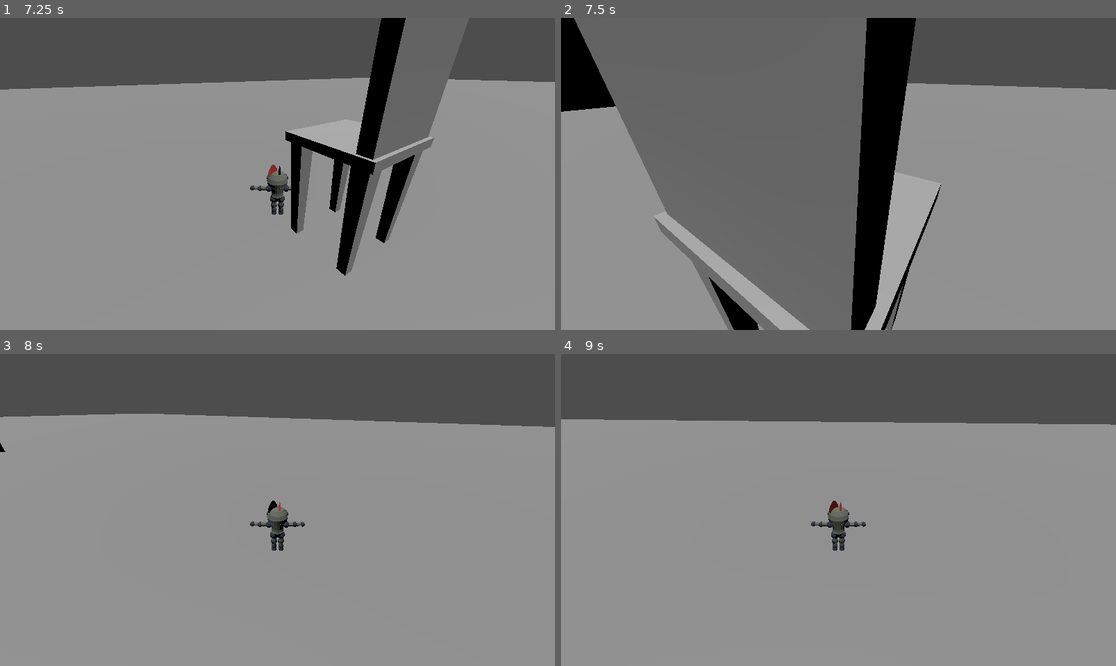
Above: before the commit, frames 1-4 (two rows, left to right).
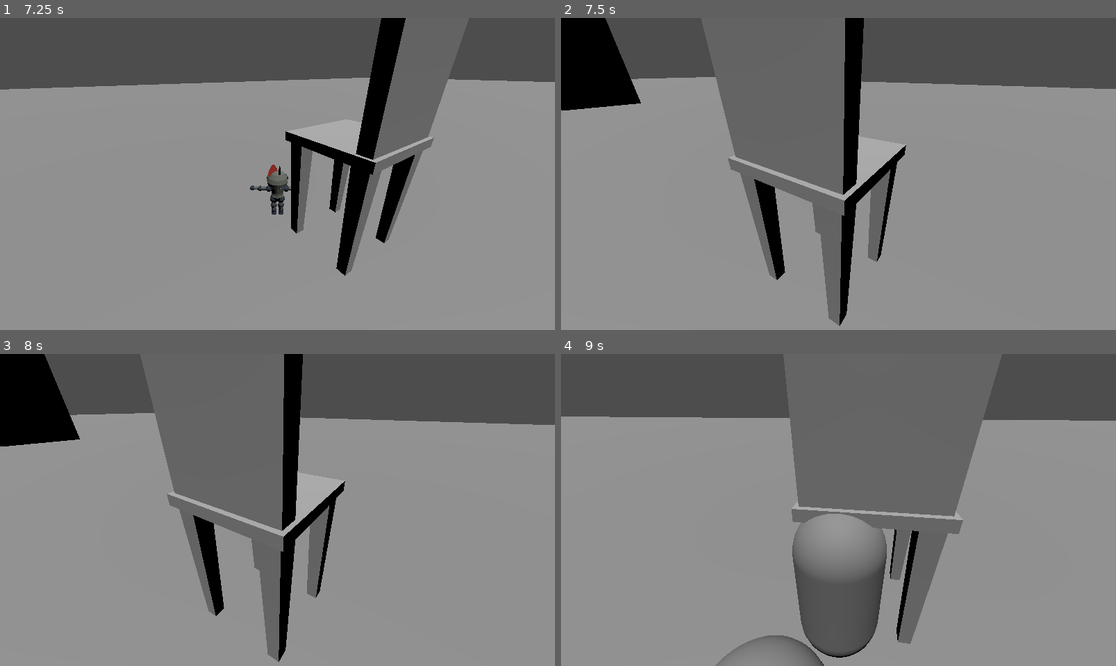
Above: after the commit, the same moments.

Repository: Tchetchouille/GMTK2024
Game: Godot game, scene res://scenes/main.tscn
Two runs of this game, one before a commit and one after it. Both use one fixed random seed, a clock stepped at 60 frames per second and the inputs below. This scene is started directly instead of the project's main scene.
Inputs (mouse positions are in pixels of both pictures, inside the frame that each line leads up to):
- Up to frame 1 (7.25 s): tap Enter at 0.5 s; move the mouse to (305, 174) at 0.52 s; hold W (move_forward) 0.53-5.78 s; click (305, 174) at 0.6 s; move the mouse to (249, 174) at 1.27 s; click (249, 174) at 1.35 s; move the mouse to (288, 167) at 2.02 s; click (288, 167) at 2.1 s; move the mouse to (271, 180) at 2.77 s; click (271, 180) at 2.85 s; move the mouse to (316, 177) at 3.52 s; click (316, 177) at 3.6 s; move the mouse to (233, 170) at 4.27 s; click (233, 170) at 4.35 s; move the mouse to (283, 174) at 5.02 s; click (283, 174) at 5.1 s; move the mouse to (255, 167) at 5.77 s; hold D (move_right) 5.78-6.53 s; click (255, 167) at 5.85 s; move the mouse to (305, 174) at 6.52 s; hold W (move_forward) from 6.53 s (still down); click (305, 174) at 6.6 s
- Up to frame 2 (7.5 s): keep holding W (move_forward); tap Space at 7.25 s; move the mouse to (810, 174) at 7.27 s; click (810, 174) at 7.35 s
- Up to frame 3 (8 s): keep holding W (move_forward)
- Up to frame 4 (9 s): move the mouse to (849, 503) at 8.02 s; click (849, 503) at 8.1 s; move the mouse to (832, 516) at 8.77 s; release W (move_forward) at 8.78 s; hold A (move_left) from 8.78 s (still down); click (832, 516) at 8.85 s

Frame 1 is identical in both runs. In frame 2, 26% of the frame differs, in the area x 0-100%, y 0-100%; in frame 3, 17%; in frame 4, 18%.

Commit message:
Enemy scaling

Diff:
--- a/resources/weapons/needle.tres
+++ b/resources/weapons/needle.tres
@@ -1,13 +1,15 @@
-[gd_resource type="Resource" script_class="WeaponResource" load_steps=3 format=3 uid="uid://dcgc6l10oi7wc"]
+[gd_resource type="Resource" script_class="WeaponResource" load_steps=4 format=3 uid="uid://dcgc6l10oi7wc"]
 
 [ext_resource type="PackedScene" uid="uid://ccljqpgs6rvmu" path="res://scenes/weapons/prop_needle.tscn" id="1_a4b5y"]
+[ext_resource type="PackedScene" uid="uid://uuu882s2c7e6" path="res://scenes/weapons/item_needle.tscn" id="1_wltwm"]
 [ext_resource type="Script" path="res://scripts/weapon_resource.gd" id="2_wd1r1"]
 
 [resource]
 script = ExtResource("2_wd1r1")
 name = "Needle"
-scale = 2000.0
+scale = 0.05
 model = ExtResource("1_a4b5y")
+item_model = ExtResource("1_wltwm")
 max_occurrences = 10
 radius = 0.5
 damage = 0.5
--- a/resources/weapons/sword.tres
+++ b/resources/weapons/sword.tres
@@ -10,4 +10,4 @@
 model = ExtResource("1_tu7ce")
 max_occurrences = 50
 radius = 1.0
-damage = 2.0
+damage = 1.0
--- a/scenes/main.tscn
+++ b/scenes/main.tscn
@@ -24,3 +24,4 @@
 number_of_enemies = 10
 target = NodePath("../Character")
 terrain = NodePath("../Terrain")
+scale_increment = 0.1
--- a/scripts/character_body_3d.gd
+++ b/scripts/character_body_3d.gd
@@ -5,6 +5,7 @@
 @export var current_weapon_resource: WeaponResource
 @export var knockback_strength: float = 100.0
 @export var knockback_duration: float = 0.5
+@export var pickup_increment: float = 10
 
 @onready var mouse_sensitivity = 0.01#get_var("look-sensitivity")
 
@@ -30,7 +31,7 @@
 
 	if is_picking_up:
 		if Input.is_action_just_pressed("click_action") :
-			pickup_progress += 10
+			pickup_progress += pickup_increment
 			print(pickup_progress)
 			if pickup_progress > 100:
 				current_weapon_resource = picking_up_weapon.pick_up()
@@ -41,7 +42,7 @@
 		else:
 			# loose progress if not clicking
 			pickup_progress -= inactivity_pickup_loss * delta
-			if pickup_progress >= 0:
+			if pickup_progress < 0:
 				pickup_progress = 0
 				picking_up_weapon = null
 				is_picking_up = false
@@ -119,6 +120,7 @@
 	if closest_weapon:
 		picking_up_weapon = closest_weapon
 		is_picking_up = true
+		pickup_progress = pickup_increment
 
 func attack() :
 	if not current_weapon_resource: return
@@ -127,5 +129,5 @@
 	print("Attack!")
 	for enemy in enemies :
 		if enemy.has_method("take_damage") :
-			enemy.take_damage(current_weapon_resource.scale)
+			enemy.take_damage(current_weapon_resource.damage)
 			print("Ouch")
--- a/scripts/game_manager.gd
+++ b/scripts/game_manager.gd
@@ -15,6 +15,24 @@
 
 func _ready():
 	spawn_enemies()
+	# Create and configure the Timer node
+	var timer = Timer.new()
+	timer.wait_time = 10.0  # Set the timer to 10 seconds
+	timer.one_shot = false  # The timer will repeat indefinitely
+
+	# Connect the timeout signal to the function you want to call
+	timer.connect("timeout", Callable(self, "_on_Timer_timeout"))
+
+	# Add the Timer to the scene tree
+	add_child(timer)
+
+	# Start the Timer
+	timer.start()
+
+
+func _on_Timer_timeout():
+	spawn_enemies()
+
 
 func _process(_delta: float) -> void:
 	# Handles pausing the game
@@ -28,7 +46,7 @@
 		var enemy_instance = enemy_scene.instantiate() as CharacterBody3D
 
 		var random_position = get_random_position_near_target()
-		enemy_instance.global_transform.origin = random_position
+		enemy_instance.transform.origin = random_position
 		var relative_scale = randf_range(1.0 - scale_variation, 1.0 + scale_variation)
 		enemy_instance.scale_ = relative_scale * current_scale
 		enemy_instance.scale = Vector3.ONE * relative_scale
@@ -36,13 +54,6 @@
 		add_child(enemy_instance)  # Add the instance to the scene tree
 		enemy_instance.connect("enemy_died", Callable(self, "_on_enemy_died"))  # Connect the signal
 		enemies.append(enemy_instance)
-
-
-func get_scaled_enemy():
-	var random_factor = randf_range(1.0 - scale_variation, 1.0 + scale_variation)
-	var uniform_scale = 1 * random_factor
-	return uniform_scale
-
 
 func get_random_position_near_target() -> Vector3:
 	# Access the player's scale_ variable
@@ -62,7 +73,6 @@
 
 func _on_enemy_died(enemy_instance: CharacterBody3D):
 	enemies.erase(enemy_instance)
-
 
 	var scale_amount = current_scale * scale_increment
 	scale_everything(scale_amount)
@@ -93,4 +103,4 @@
 
 
 	for enemy in enemies:
-		enemy.scale * scale_ratio
+		enemy.scale -= Vector3.ONE * amount
